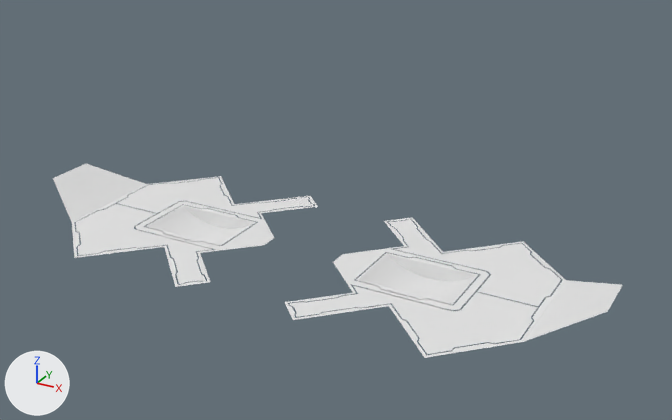
The OBJ model replay3d/models/floor1.obj as it was, and as the next commit left it.
Before and after are seen from a 50 mm lens placed at (56.9, -94.4, 44.3), pointed at (4.4, 1.1, -3.4). Lighting does not change. The marker at lower left points along +X, +Y and +Z. Where no turn or scale is listed for an object, it has been applied to the vertices.

Objects in the first picture: 'floor1'.
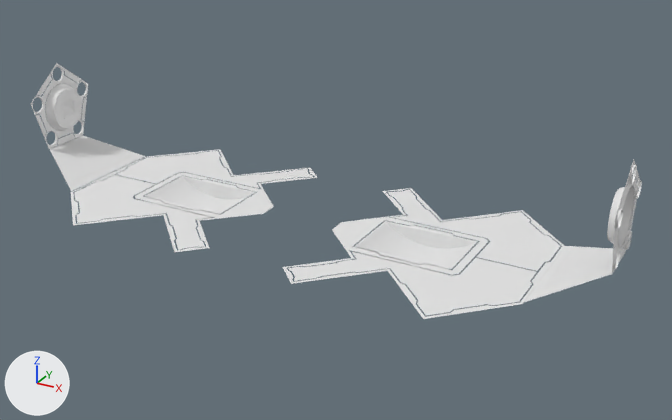
Pixel boxes [x1, y1, x2, y2] of what changed, in the pictures (672 x 420 px; the box of a moved part takes in the faces that stretch with it):
'floor1', reshaped (7% wider, 32% taller)
    before: [53, 164, 622, 358]
    after: [31, 63, 642, 319]
part 1 of me_floor1, moved or reshaped
    before: [76, 204, 212, 284]
    after: [74, 175, 212, 250]
part 2 of me_floor1, moved or reshaped
    before: [118, 178, 314, 218]
    after: [116, 151, 313, 188]
part 3 of me_floor1, moved or reshaped
    before: [145, 205, 256, 251]
    after: [145, 176, 255, 220]
part 4 of me_floor1, moved or reshaped
    before: [389, 219, 561, 306]
    after: [388, 190, 560, 271]
part 5 of me_floor1, moved or reshaped
    before: [290, 286, 538, 354]
    after: [288, 251, 537, 316]
part 6 of me_floor1, moved or reshaped
    before: [356, 253, 478, 308]
    after: [355, 221, 478, 273]
part 7 of me_floor1, built on
    before: [53, 164, 622, 358]
    after: [31, 63, 642, 319]

Diff of the bpy script that builds the scene:
```diff
--- a/replay3d/models/floor1.obj.py
+++ b/replay3d/models/floor1.obj.py
@@ me_floor1 @@
 # used by ob_floor1; location = (0.0, 0.0, 0.0)
-me_floor1.from_pydata(...)  # 1116 vertices, 1016 faces; spans x -40.3..40.3, y -16.3..16.3, z -11.6..-6.1
+me_floor1.from_pydata(...)  # 10103 vertices, 8860 faces; spans x -40.5..40.5, y -16.2..16.0, z -7.0..10.3
+# me_floor1 part 1: the loose piece of 65 vertices spanning x -32.2..-6.0, y -15.5..-0.1, z -9.6 is scaled about its middle by (0.987, 0.988, 1), then moved by (0.3, 0.1, 4.6)
+# me_floor1 part 2: the loose piece of 68 vertices spanning x -32.2..-6.0, y 0.1..15.5, z -9.6 is scaled about its middle by (0.988, 0.987, 1), then moved by (0.3, -0.1, 4.6)
+# me_floor1 part 3: the loose piece of 93 vertices spanning x -22.8..-10.0, y -4.9..4.8, z -11.6..-9.6 is moved by (0.2, 0.0, 4.6)
+# me_floor1 part 4: the loose piece of 65 vertices spanning x 6.0..32.2, y 0.2..15.6, z -9.6 is scaled about its middle by (0.987, 0.988, 1), then moved by (-0.3, -0.3, 4.6)
+# me_floor1 part 5: the loose piece of 68 vertices spanning x 6.0..32.2, y -15.5..0.0, z -9.6 is scaled about its middle by (0.988, 0.987, 1), then moved by (-0.3, -0.1, 4.6)
+# me_floor1 part 6: the loose piece of 93 vertices spanning x 10.1..22.8, y -4.8..4.9, z -11.6..-9.6 is moved by (-0.2, -0.2, 4.6)
+# me_floor1 part 7: 664 vertices removed from x -40.3..40.3, y -16.3..16.3, z -9.6..-6.1; 9651 vertices added at x -40.5..40.5, y -16.2..16.0, z -5.0..10.3
```
